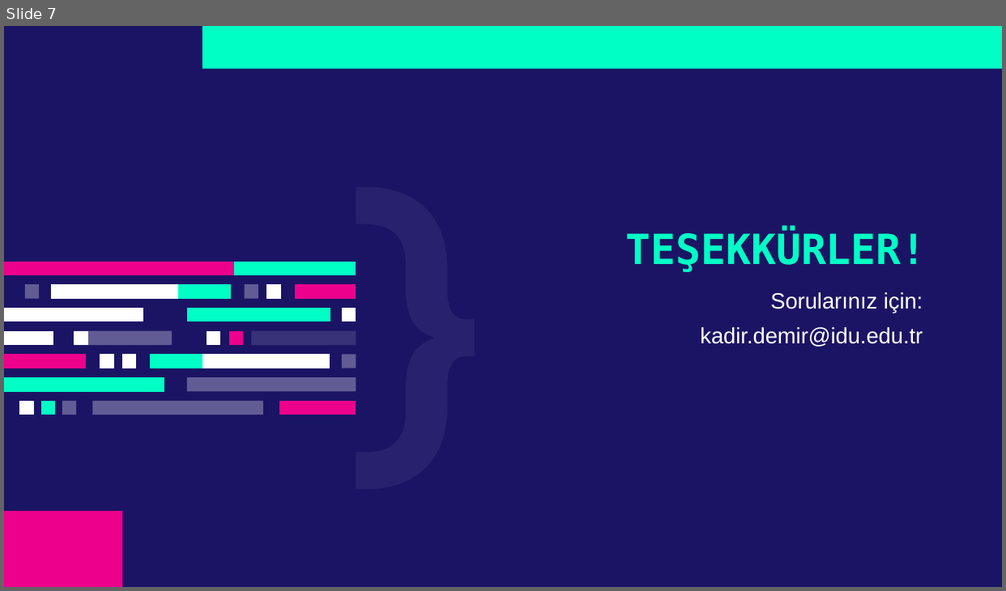
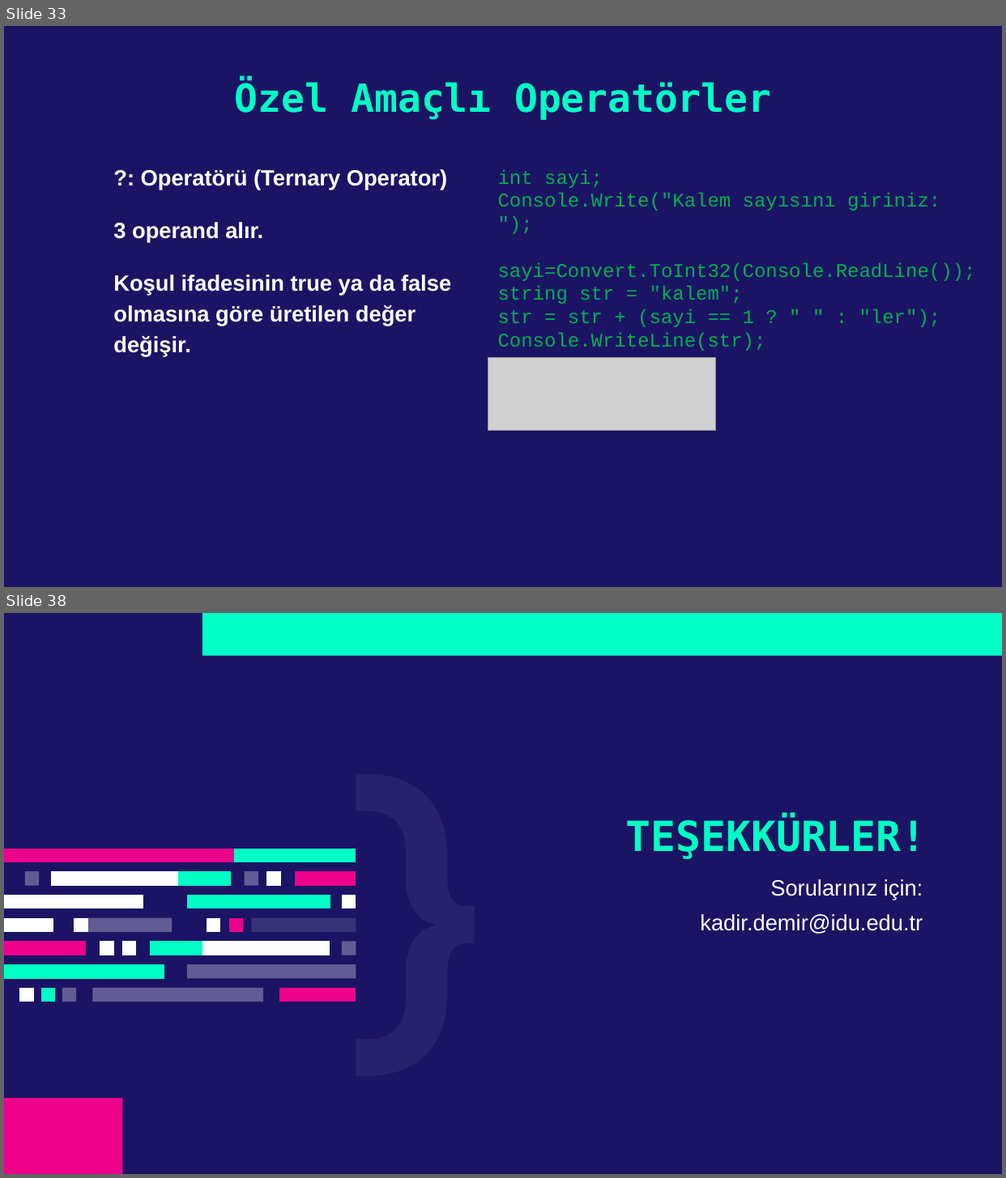
Before and after one commit to kadirdemir/C-Sharp-2022, a slide deck: Operatörler.pptx. Shown one above the other, each under a label of ours: slide 7 before the commit, slides 33 and 38 after it; the slides between them are not shown. The pictures are 1006x591 and 1006x1178 pixels, drawn with LibreOffice and Linux fonts; fonts in the diff are those of the drawing; grey boxes stand for pictures. Boxes give left, top, right and bottom in pixels: in the first picture for what was removed or moved away, otherwise in the second. Text is boxed around its words. In the diff, an @@ line names an element or a change of style, - is before the commit and + after.

Commit message:
Operatörler Sunumu güncellendi

```diff
--- a/Operatörler.pptx
+++ b/Operatörler.pptx
@@ slide 33 added at (4,26,1002,587), background #1B1464 @@
@@ title added at (235,80,771,120), 28 pt, text #00FFC5, bold @@
+Özel Amaçlı Operatörler
@@ text added at (113,169,451,356), 16 pt, text #FFFFFF, bold @@
+?: Operatörü (Ternary Operator)
+3 operand alır.
+Koşul ifadesinin true ya da false olmasına göre üretilen değer değişir.
@@ text added at (498,169,976,351), 14 pt, text #00B050 @@
+int sayi;
+Console.Write("Kalem sayısını giriniz: ");
+sayi=Convert.ToInt32(Console.ReadLine());
+string str = "kalem";
+str = str + (sayi == 1 ? " " : "ler");
+Console.WriteLine(str);
@@ picture added at (488,357,715,430) @@
@@ what was slide 7 is now slide 38 @@
```
Also in this commit, not shown: 30 other slides added.
